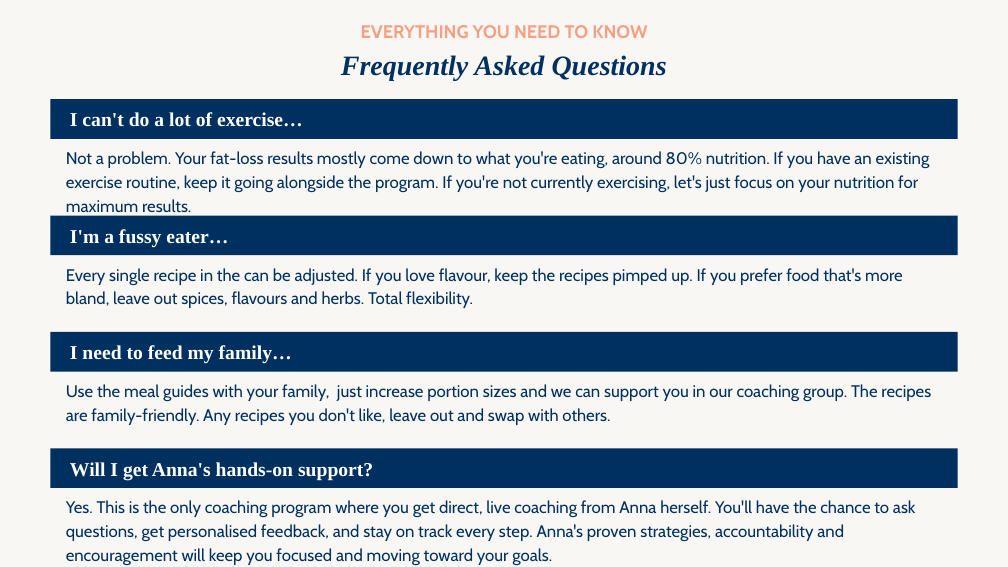
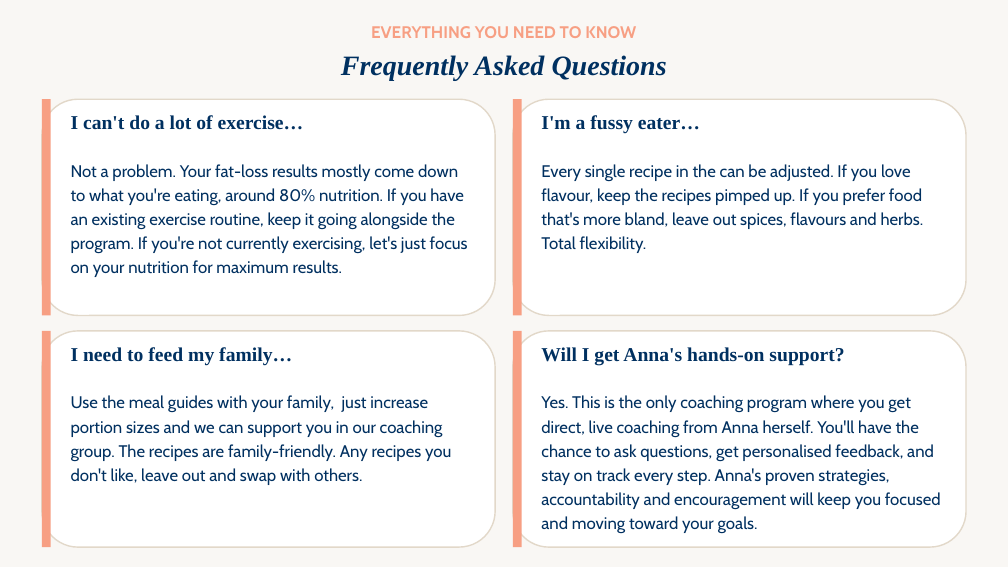
Before and after one commit to WeAreWLA/21-day-reset, a slide deck: slide 76 of decks/Day 5 - Free 5 Day Reset/Day 5 - Free 5 Day Reset.pptx. Drawn at 1008x567 pixels with LibreOffice and Linux fonts; fonts in the diff are those of the drawing. Boxes give left, top, right and bottom in pixels: in the first picture for what was removed or moved away, otherwise in the second. Text is boxed around its words. In the diff, an @@ line names an element or a change of style, - is before the commit and + after.

```diff
--- a/decks/Day 5 - Free 5 Day Reset/Day 5 - Free 5 Day Reset.pptx
+++ b/decks/Day 5 - Free 5 Day Reset/Day 5 - Free 5 Day Reset.pptx
@@ text "EVERYTHING YOU NEED TO KNOW" at [341, 26, 667, 81]: size 13 to 12 pt in "EVERYTHING YOU NEED TO KNOW"; more space between paragraphs; less space between paragraphs @@
@@ rounded rectangle added at [42, 99, 496, 316], fill #FFFFFF, outline #E2D8C9 1 pt @@
@@ rectangle added at [42, 99, 51, 316], fill #F79F83 @@
@@ text "I can't do a lot ...": place and size @@
-text "I can't do a lot ..." at [50, 99, 958, 138]
+text "I can't do a lot ..." at [71, 115, 304, 130]
@@ rounded rectangle added at [513, 99, 967, 316], fill #FFFFFF, outline #E2D8C9 1 pt @@
@@ rectangle added at [513, 99, 522, 316], fill #F79F83 @@
@@ text "I'm a fussy eater…": place and size @@
-text "I'm a fussy eater…" at [50, 216, 958, 255]
+text "I'm a fussy eater…" at [541, 115, 700, 134]
@@ text "Not a problem. Your fat-loss ...": place and size @@
-text "Not a problem. Your fat-loss ..." at [66, 151, 930, 192]
+text "Not a problem. Your fat-loss ..." at [71, 164, 468, 277]
@@ text "Every single recipe in the ...": place and size @@
-text "Every single recipe in the ..." at [66, 268, 903, 308]
+text "Every single recipe in the ..." at [541, 164, 924, 253]
@@ rounded rectangle added at [42, 331, 496, 547], fill #FFFFFF, outline #E2D8C9 1 pt @@
@@ rectangle added at [42, 331, 51, 547], fill #F79F83 @@
@@ text "I need to feed my ...": place and size @@
-text "I need to feed my ..." at [50, 332, 958, 371]
+text "I need to feed my ..." at [71, 347, 292, 366]
@@ rounded rectangle added at [513, 331, 967, 547], fill #FFFFFF, outline #E2D8C9 1 pt @@
@@ rectangle added at [513, 331, 522, 547], fill #F79F83 @@
@@ text colour #FFFFFF to #003060; vertical alignment middle to top; fill #003060 to none in 4 elements at [71, 347, 292, 366], [71, 115, 304, 130], [541, 115, 700, 134], [541, 347, 844, 366] @@
@@ text "Will I get Anna's hands-on ...": place and size @@
-text "Will I get Anna's hands-on ..." at [50, 449, 958, 488]
+text "Will I get Anna's hands-on ..." at [541, 347, 844, 366]
@@ text "Use the meal guides with ...": place and size @@
-text "Use the meal guides with ..." at [66, 384, 931, 425]
+text "Use the meal guides with ..." at [71, 395, 451, 485]
@@ line spacing 1.18 to 1.2 in 4 elements at [71, 395, 451, 485], [71, 164, 468, 277], [541, 164, 924, 253], [541, 395, 941, 534] @@
@@ text "Yes. This is the only ...": place and size @@
-text "Yes. This is the only ..." at [66, 500, 916, 565]
+text "Yes. This is the only ..." at [541, 395, 941, 534]
```
Also in this commit, not shown: 36 other slides changed.
